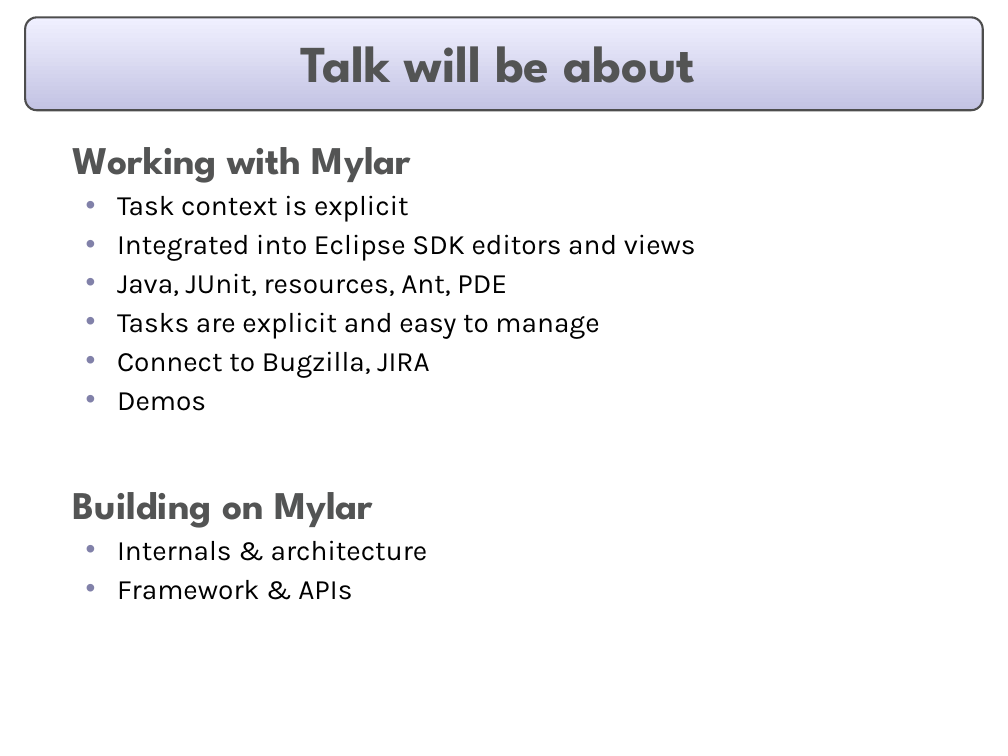
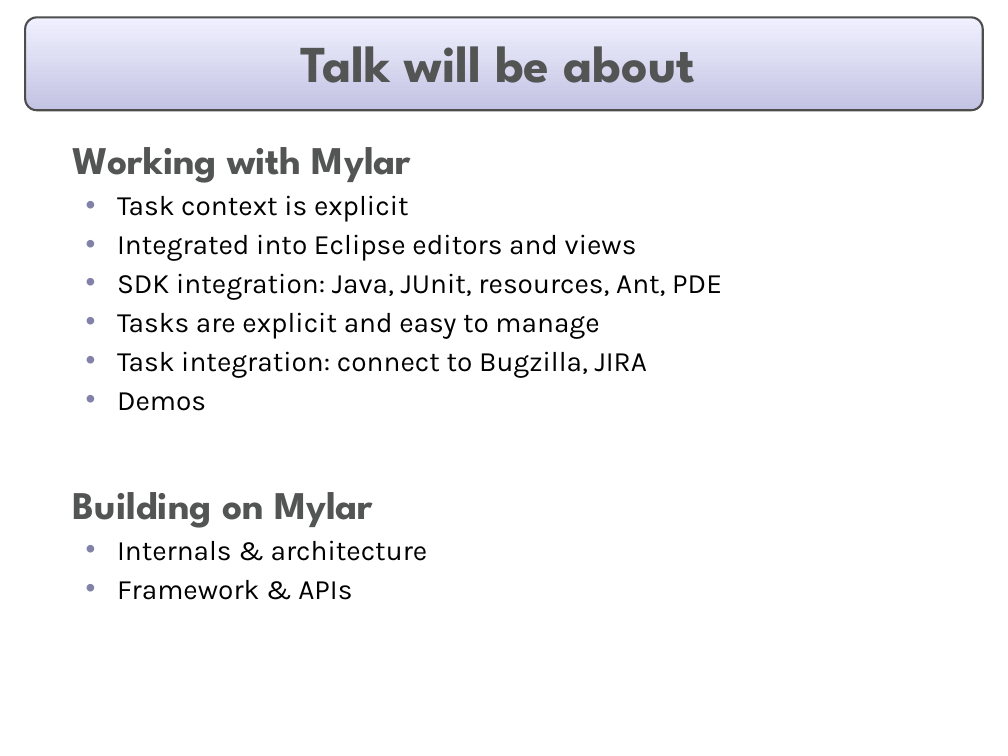
Before and after one commit to eclipse-mylyn/mylyn-website, a slide deck: slide 4 of publications/2006-03-mylar-eclipsecon.ppt. Drawn at 1008x756 pixels with LibreOffice and Linux fonts; fonts in the diff are those of the drawing. Boxes give left, top, right and bottom in pixels: in the first picture for what was removed or moved away, otherwise in the second. Text is boxed around its words. In the diff, an @@ line names an element or a change of style, - is before the commit and + after.

Commit message:
Progress on: prepare eclipsecon talk and slides

```diff
--- a/publications/2006-03-mylar-eclipsecon.ppt
+++ b/publications/2006-03-mylar-eclipsecon.ppt
@@ text at (117,234,722,300): text changed @@
-  • Integrated into Eclipse SDK editors and views
-  • Java, JUnit, resources, Ant, PDE
+  • Integrated into Eclipse editors and views
+  • SDK integration: Java, JUnit, resources, Ant, PDE
@@ text at (117,351,647,378): text changed @@
-  • Connect to Bugzilla, JIRA
+  • Task integration: connect to Bugzilla, JIRA
```
Also in this commit, not shown: 14 other slides changed.
